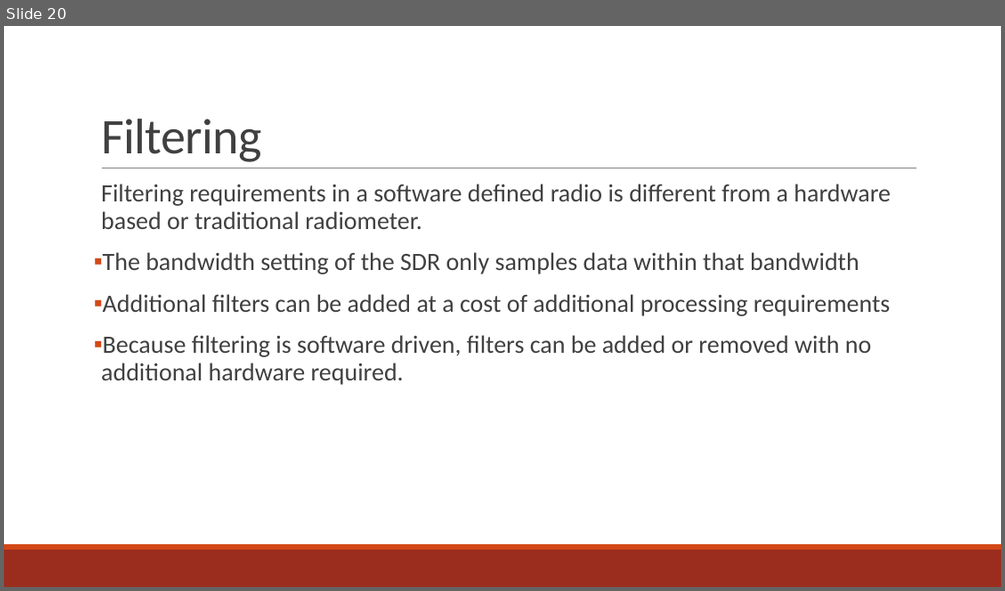
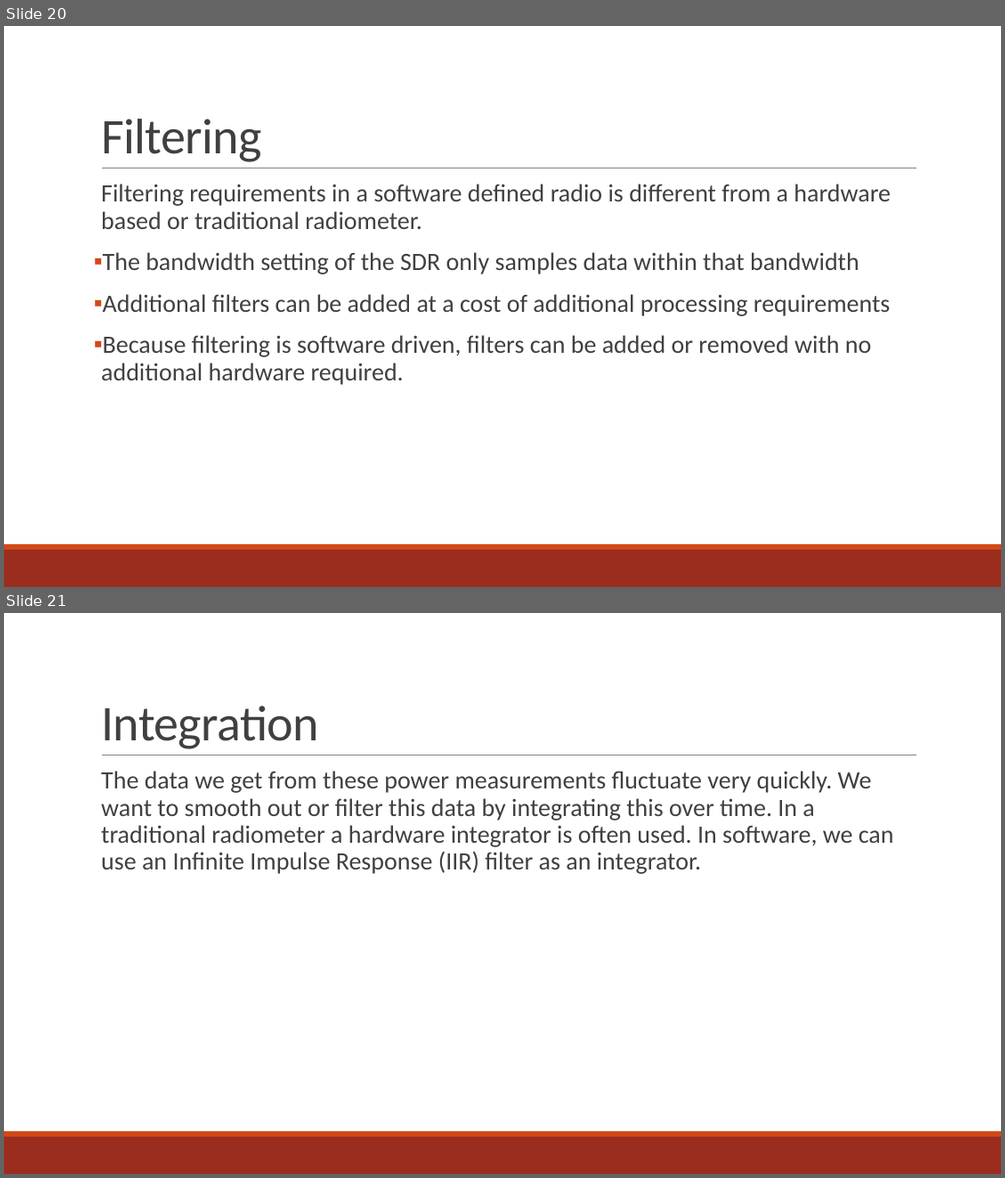
Before and after one commit to matgyver/Radiometer-SDR-Thesis, a slide deck: Presentation/Final Oral Presentation.pptx. Shown one above the other, each under a label of ours: slide 20 before the commit, slides 20 and 21 after it. The pictures are 1005x591 and 1005x1178 pixels, drawn with LibreOffice and Linux fonts; fonts in the diff are those of the drawing. Boxes give left, top, right and bottom in pixels: in the first picture for what was removed or moved away, otherwise in the second. Text is boxed around its words. In the diff, an @@ line names an element or a change of style, - is before the commit and + after.

Commit message:
update

```diff
--- a/Presentation/Final Oral Presentation.pptx
+++ b/Presentation/Final Oral Presentation.pptx
@@ slide 21 added at (4, 613, 1001, 1174), background #FFFFFF; not listed: 3 template elements that a slide beside it also shows @@
@@ title added at (101, 706, 319, 749), 48 pt, text #404040 @@
+Integration
@@ text added at (101, 771, 894, 874), 24 pt, text #404040 @@
+  The data we get from these power measurements fluctuate very quickly. We want to smooth out or filter this data by integrating this over time. In a traditional radiometer a hardware integrator is often used. In software, we can use an Infinite Impulse Response (IIR) filter as an integrator.
```
